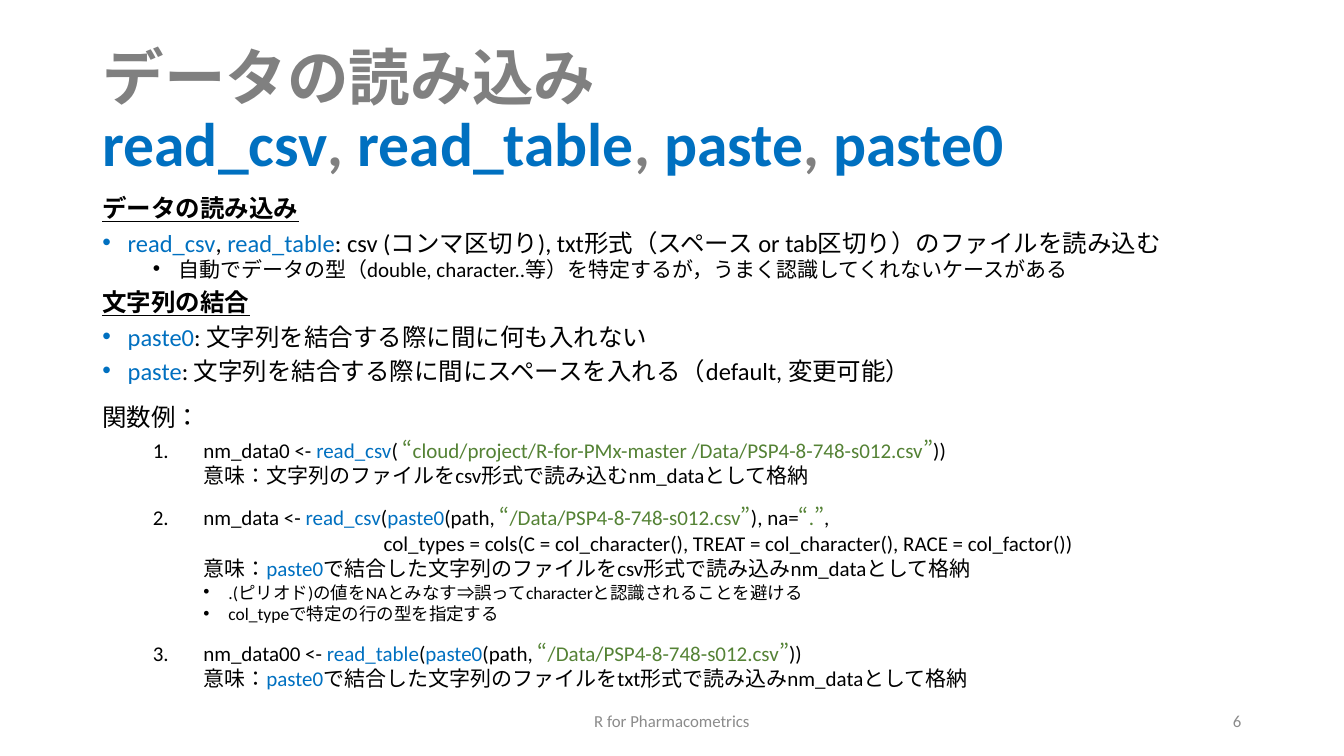
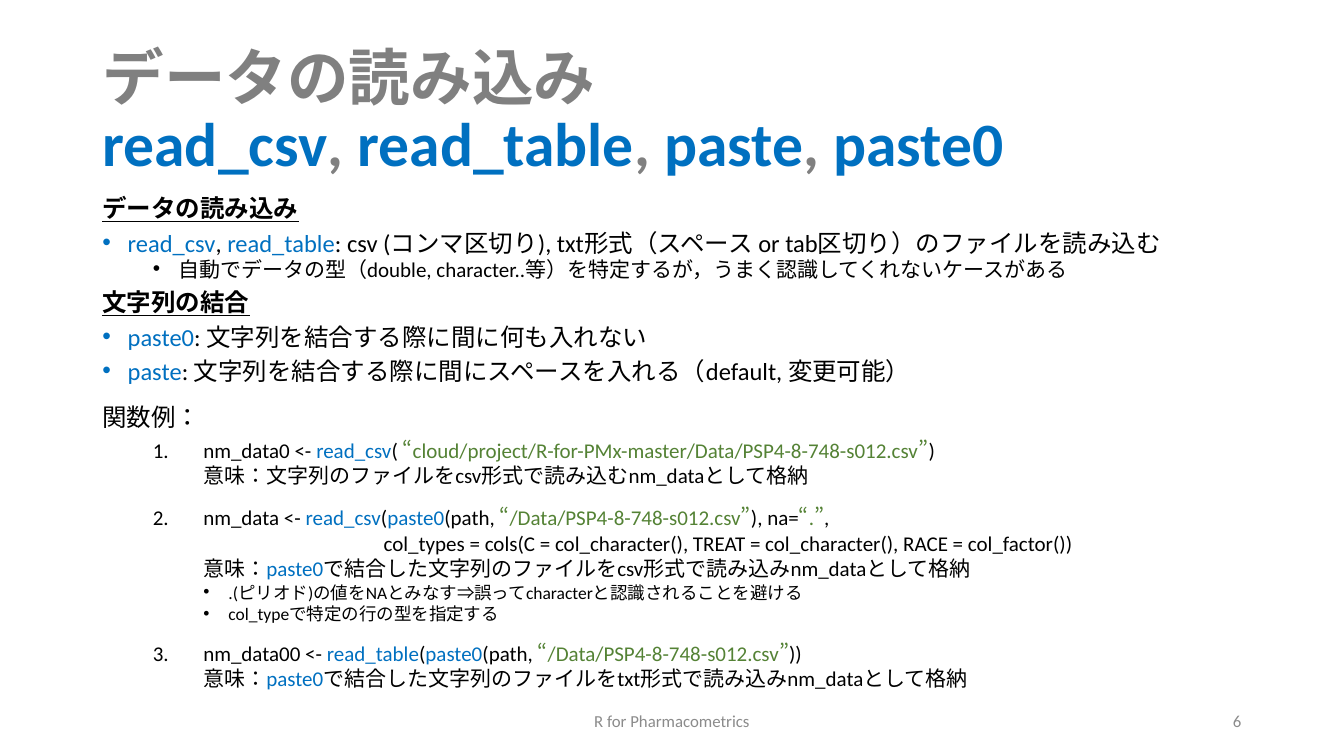
Before and after one commit to MasatoFukae/R-for-PMx, a slide deck: slide 6 of sample/1_data_handling.pptx. Drawn at 1344x756 pixels with LibreOffice and Linux fonts; fonts in the diff are those of the drawing. Boxes give left, top, right and bottom in pixels: in the first picture for what was removed or moved away, otherwise in the second. Text is boxed around its words. In the diff, an @@ line names an element or a change of style, - is before the commit and + after.

```diff
--- a/sample/1_data_handling.pptx
+++ b/sample/1_data_handling.pptx
@@ text at bbox=[203, 439, 935, 486]: text changed @@
-  1. nm_data0 <- read_csv( “cloud/project/R-for-PMx-master /Data/PSP4-8-748-s012.csv”))
-     意味：文字列のファイルをcsv形式で読み込むnm_dataとして格納
+  1. nm_data0 <- read_csv( “cloud/project/R-for-PMx-master/Data/PSP4-8-748-s012.csv”)
+     意味：文字列のファイルをcsv形式で読み込むnm_dataとして格納
```
Also in this commit, not shown: 5 other slides changed, 2 slides added, 3 slides removed, 12 other files.
